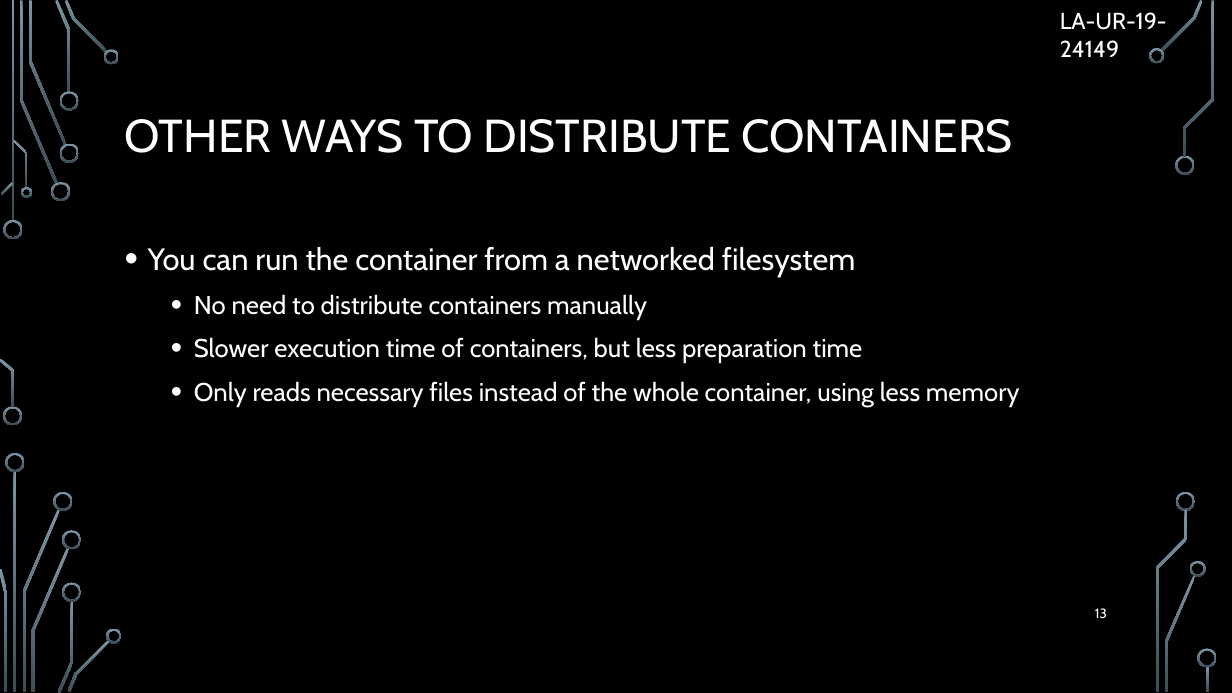
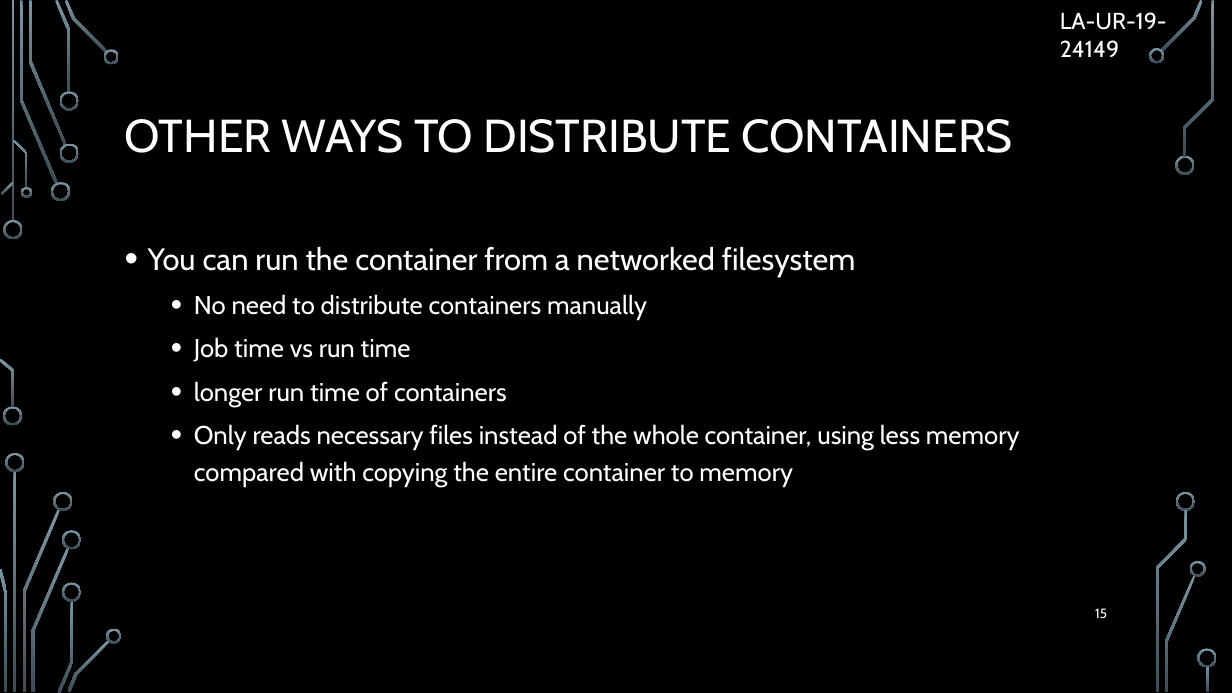
Before and after one commit to Brofessional/thesis-v2, a slide deck: slide 15 of presentation.pptx (slide 13 before the commit). Drawn at 1232x693 pixels with LibreOffice and Linux fonts; fonts in the diff are those of the drawing; background and template pictures are left out. Boxes give left, top, right and bottom in pixels: in the first picture for what was removed or moved away, otherwise in the second. Text is boxed around its words. In the diff, an @@ line names an element or a change of style, - is before the commit and + after.

```diff
--- a/presentation.pptx
+++ b/presentation.pptx
@@ text at bbox=[194, 337, 1020, 487]: text changed @@
-  • Slower execution time of containers, but less preparation time
-  • Only reads necessary files instead of the whole container, using less memory
+  • Job time vs run time
+  • longer run time of containers
+  • Only reads necessary files instead of the whole container, using less memory compared with copying the entire container to memory
@@ page number at bbox=[1095, 608, 1107, 618]: text changed @@
-13
+15
```
Also in this commit, not shown: 11 other slides changed, 3 slides added, 1 other file.
